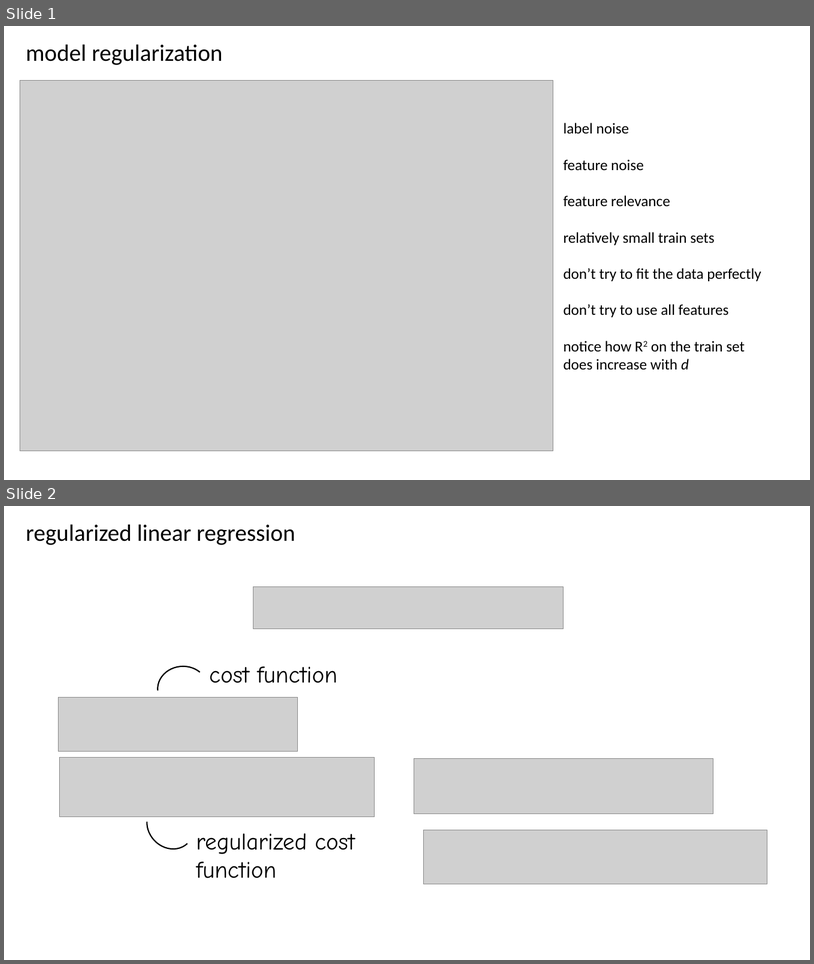
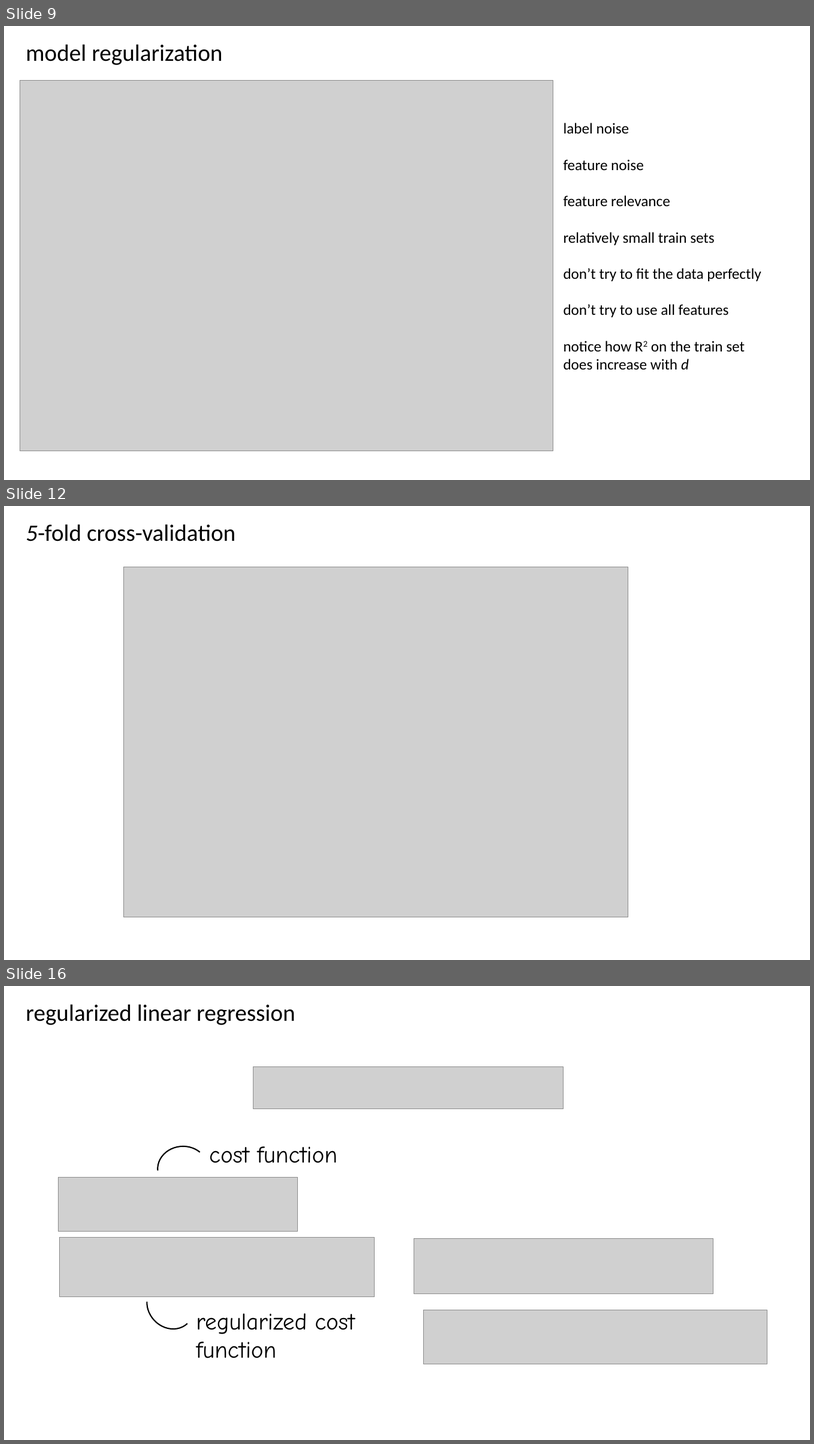
Before and after one commit to CompOmics/ML_AI_Analytical_Chemistry_Course, a slide deck: 03_Evaluation/slides/3_1_regularization.pptx. Shown one above the other, each under a label of ours: slides 1 and 2 before the commit, slides 9, 12 and 16 after it; the slides between them are not shown. The pictures are 814x964 and 814x1444 pixels, drawn with LibreOffice and Linux fonts; fonts in the diff are those of the drawing; grey boxes stand for pictures. Boxes give left, top, right and bottom in pixels: in the first picture for what was removed or moved away, otherwise in the second. Text is boxed around its words. In the diff, an @@ line names an element or a change of style, - is before the commit and + after.

```diff
--- a/03_Evaluation/slides/3_1_regularization.pptx
+++ b/03_Evaluation/slides/3_1_regularization.pptx
@@ slide 12 added at bbox=[4, 506, 810, 960], background #FFFFFF @@
@@ text added at bbox=[26, 524, 236, 541], 28 pt, text #000000 @@
+5-fold cross-validation
@@ picture added at bbox=[124, 567, 629, 917] @@
@@ what was slide 1 is now slide 9 @@
@@ what was slide 2 is now slide 16 @@
```
Also in this commit, not shown: 13 other slides added, 2 other files.
